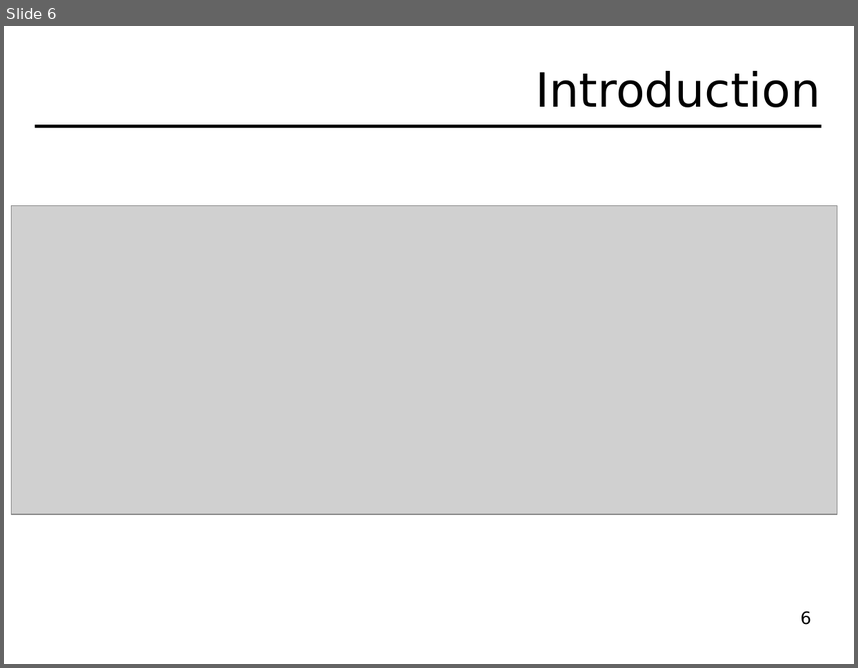
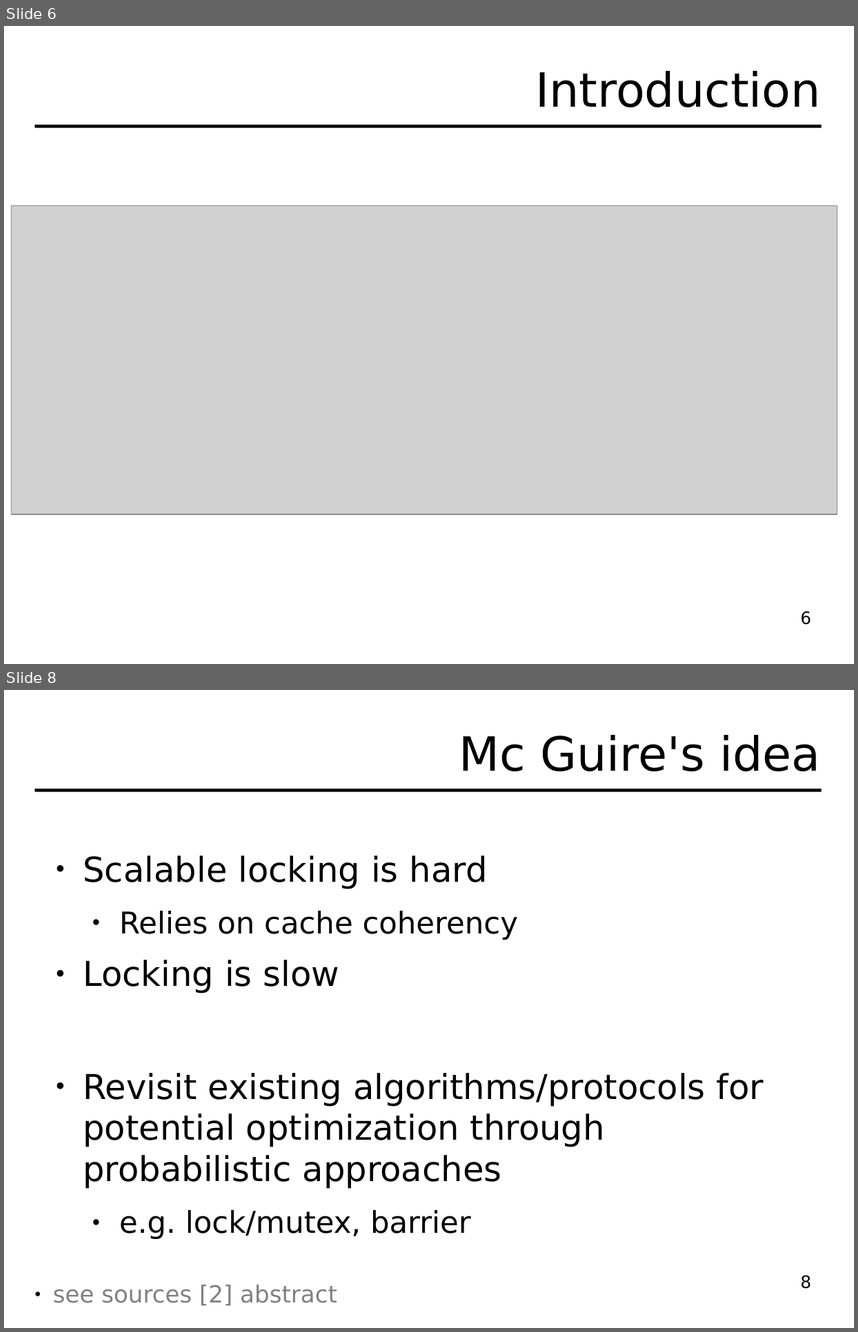
Before and after one commit to hydroo/minor-thesis-barriers, a slide deck: presentation/slides.odp. Shown one above the other, each under a label of ours: slide 6 before the commit, slides 6 and 8 after it; the slides between them are not shown. The pictures are 858x668 and 858x1332 pixels, drawn with LibreOffice and Linux fonts; fonts in the diff are those of the drawing; grey boxes stand for pictures. Boxes give left, top, right and bottom in pixels: in the first picture for what was removed or moved away, otherwise in the second. Text is boxed around its words. In the diff, an @@ line names an element or a change of style, - is before the commit and + after.

```diff
--- a/presentation/slides.odp
+++ b/presentation/slides.odp
@@ slide 8 added at bbox=[4, 690, 854, 1328], background #FFFFFF @@
@@ title added at bbox=[459, 735, 820, 771], 44 pt, text #000000 @@
+Mc Guire's idea
@@ line added from (35, 790) to (822, 790), #000000 2.89 pt @@
@@ text added at bbox=[83, 856, 764, 1239], 32 pt, text #000000 @@
+● Scalable locking is hard
+  ● Relies on cache coherency
+● Locking is slow
+● Revisit existing algorithms/protocols for potential optimization through probabilistic approaches
+  ● e.g. lock/mutex, barrier
@@ text added at bbox=[53, 1285, 337, 1306], 22 pt, text #808080 @@
+● see sources [2] abstract
@@ page number added at bbox=[800, 1275, 811, 1289], 16 pt, text #000000 @@
+8
```
Also in this commit, not shown: 4 slides changed, 19 other slides added, 1 slide removed, 12 other files.
